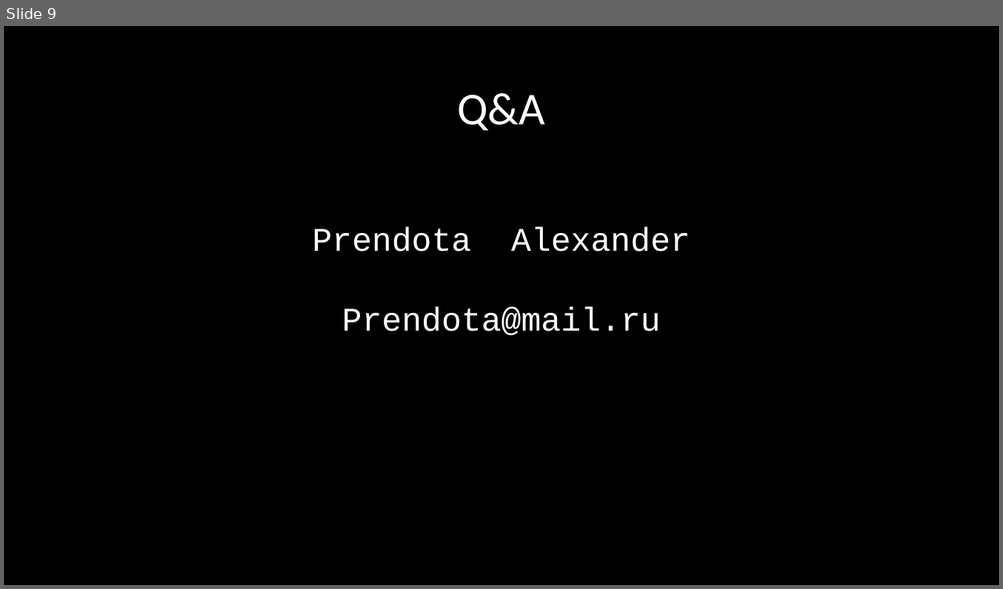
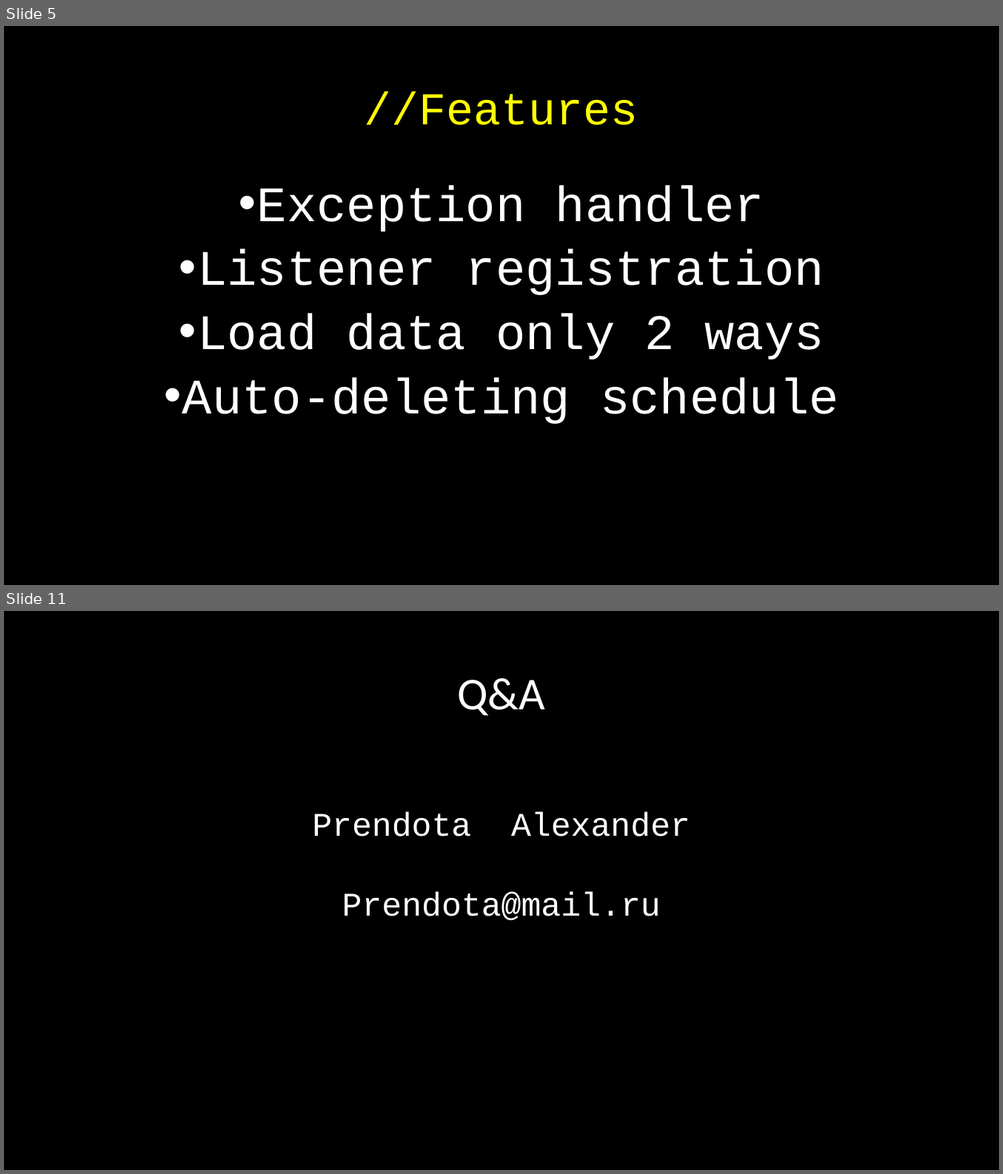
Before and after one commit to AlexanderPrendota/Schweizerische-Bundesbahnen, a slide deck: Project plan/The final All Hands Meeting.pptx. Shown one above the other, each under a label of ours: slide 9 before the commit, slides 5 and 11 after it; the slides between them are not shown. The pictures are 1003x589 and 1003x1174 pixels, drawn with LibreOffice and Linux fonts; fonts in the diff are those of the drawing. Boxes give left, top, right and bottom in pixels: in the first picture for what was removed or moved away, otherwise in the second. Text is boxed around its words. In the diff, an @@ line names an element or a change of style, - is before the commit and + after.

```diff
--- a/Project plan/The final All Hands Meeting.pptx
+++ b/Project plan/The final All Hands Meeting.pptx
@@ slide 5 added at box(4, 26, 999, 585), background #000000 @@
@@ title added at box(364, 92, 638, 125), 44 pt, text #FFFF00 @@
+//Features
@@ text added at box(182, 185, 838, 424), 48 pt, text #FFFFFF @@
+• Exception handler
+• Listener registration
+• Load data only 2 ways
+• Auto-deleting schedule
@@ what was slide 9 is now slide 11 @@
```
Also in this commit, not shown: 4 slides changed, 5 other slides added, 4 slides removed, 5 other files.
